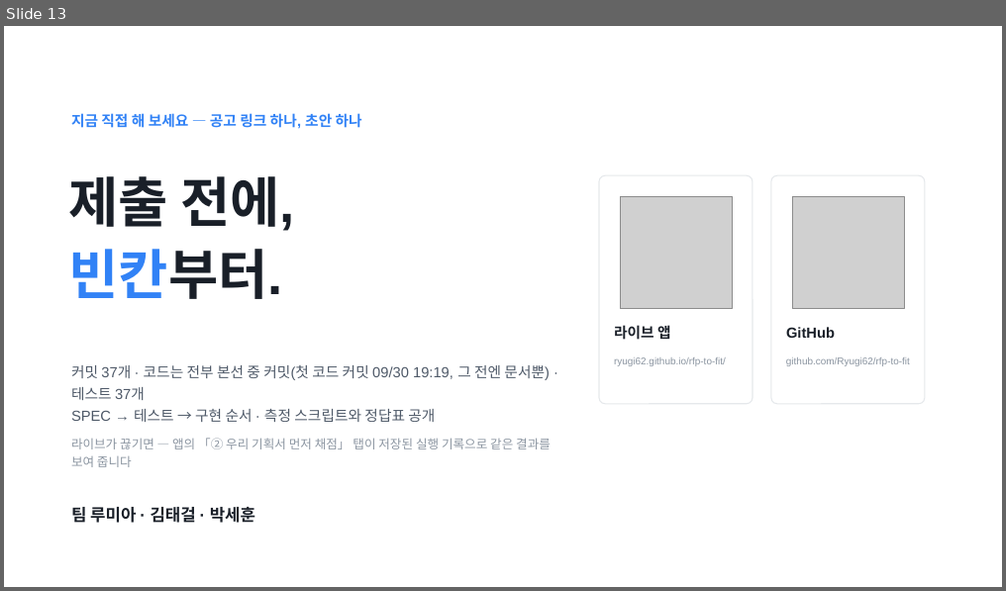
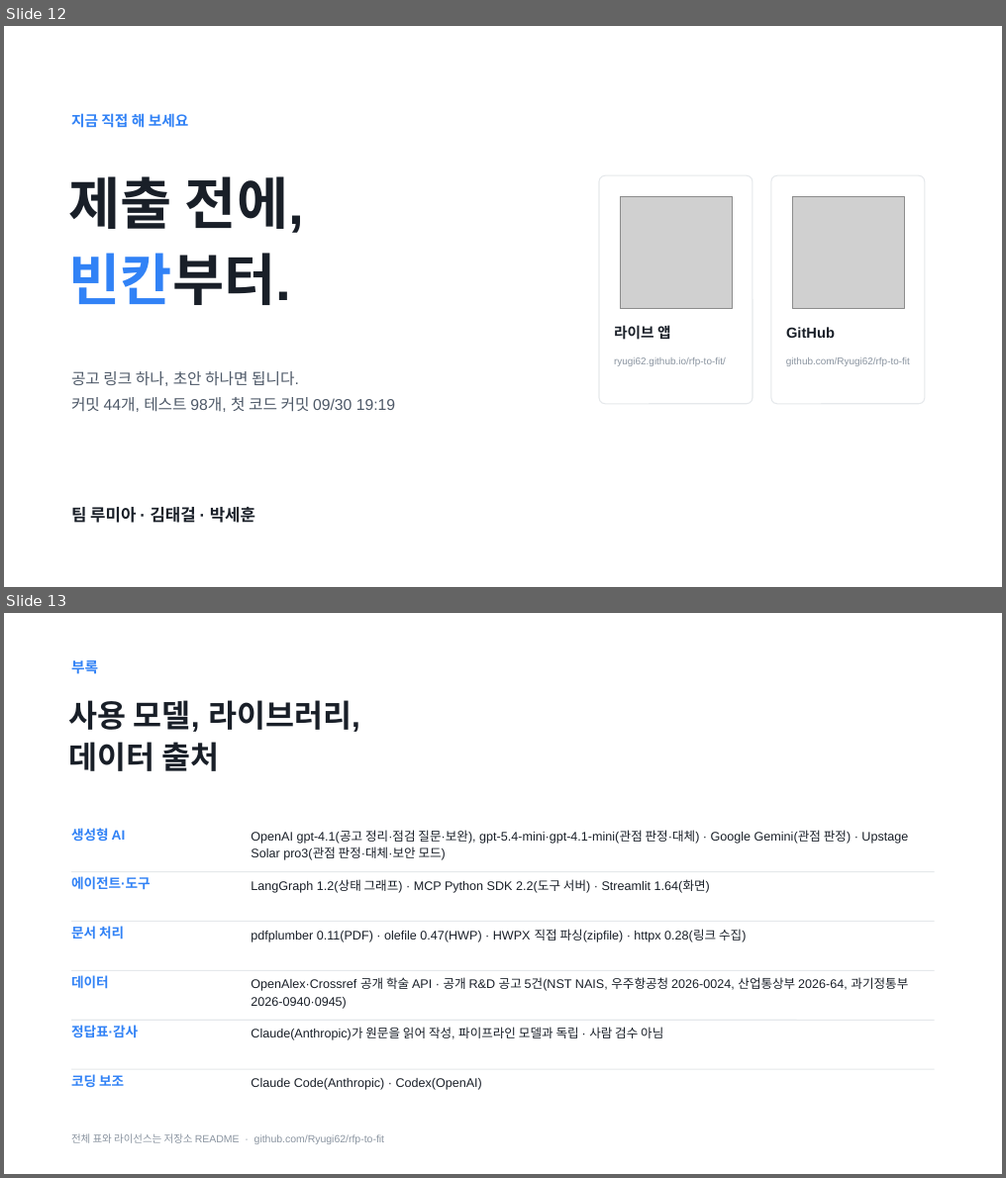
Before and after one commit to Ryugi62/rfp-to-fit, a slide deck: deliver/deck/RFP-to-Fit_루미아.pptx. Shown one above the other, each under a label of ours: slide 13 before the commit, slides 12 and 13 after it. The pictures are 1006x591 and 1006x1178 pixels, drawn with LibreOffice and Linux fonts; fonts in the diff are those of the drawing; grey boxes stand for pictures. Boxes give left, top, right and bottom in pixels: in the first picture for what was removed or moved away, otherwise in the second. Text is boxed around its words. In the diff, an @@ line names an element or a change of style, - is before the commit and + after.

```diff
--- a/deliver/deck/RFP-to-Fit_루미아.pptx
+++ b/deliver/deck/RFP-to-Fit_루미아.pptx
@@ slide 13 added at box(4, 613, 1002, 1174), background #FFFFFF @@
@@ text added at box(71, 661, 98, 674), 14 pt, text #3182F6, bold @@
+부록
@@ text added at box(69, 700, 360, 771), 30 pt, text #191F28, bold @@
+사용 모델, 라이브러리,
+데이터 출처
@@ text added at box(71, 828, 126, 841), 13 pt, text #3182F6, bold @@
+생성형 AI
@@ text added at box(251, 830, 908, 861), 12 pt, text #191F28 @@
+OpenAI gpt-4.1(공고 정리·점검 질문·보완), gpt-5.4-mini·gpt-4.1-mini(관점 판정·대체) · Google Gemini(관점 판정) · Upstage Solar pro3(관점 판정·대체·보안 모드)
@@ line added from (71, 872) to (935, 872), #E5E8EB 1 pt @@
@@ text added at box(71, 876, 151, 890), 13 pt, text #3182F6, bold @@
+에이전트·도구
@@ text added at box(251, 879, 710, 893), 12 pt, text #191F28 @@
+LangGraph 1.2(상태 그래프) · MCP Python SDK 2.2(도구 서버) · Streamlit 1.64(화면)
@@ line added from (71, 922) to (935, 922), #E5E8EB 1 pt @@
@@ text added at box(71, 926, 124, 940), 13 pt, text #3182F6, bold @@
+문서 처리
@@ text added at box(251, 929, 746, 943), 12 pt, text #191F28 @@
+pdfplumber 0.11(PDF) · olefile 0.47(HWP) · HWPX 직접 파싱(zipfile) · httpx 0.28(링크 수집)
@@ line added from (71, 970) to (935, 970), #E5E8EB 1 pt @@
@@ text added at box(71, 975, 109, 989), 13 pt, text #3182F6, bold @@
+데이터
@@ text added at box(251, 977, 908, 1009), 12 pt, text #191F28 @@
+OpenAlex·Crossref 공개 학술 API · 공개 R&D 공고 5건(NST NAIS, 우주항공청 2026-0024, 산업통상부 2026-64, 과기정통부 2026-0940·0945)
@@ line added from (71, 1020) to (935, 1020), #E5E8EB 1 pt @@
@@ text added at box(71, 1025, 138, 1039), 13 pt, text #3182F6, bold @@
+정답표·감사
@@ text added at box(251, 1027, 663, 1041), 12 pt, text #191F28 @@
+Claude(Anthropic)가 원문을 읽어 작성, 파이프라인 모델과 독립 · 사람 검수 아님
@@ line added from (71, 1069) to (935, 1069), #E5E8EB 1 pt @@
@@ text added at box(71, 1074, 124, 1088), 13 pt, text #3182F6, bold @@
+코딩 보조
@@ text added at box(251, 1078, 482, 1090), 12 pt, text #191F28 @@
+Claude Code(Anthropic) · Codex(OpenAI)
@@ text added at box(71, 1134, 384, 1145), 10 pt, text #8B95A1 @@
+전체 표와 라이선스는 저장소 README · github.com/Ryugi62/rfp-to-fit
@@ what was slide 13 is now slide 12 @@
@@ slide 12 changed as well @@
@@ text at box(71, 113, 189, 128): text changed @@
-지금 직접 해 보세요 — 공고 링크 하나, 초안 하나
+지금 직접 해 보세요
@@ text "제출 전에," at box(69, 176, 304, 305): size 52 to 54 pt @@
@@ text at box(71, 372, 395, 412): text changed; size 14 to 15 pt @@
-커밋 37개 · 코드는 전부 본선 중 커밋(첫 코드 커밋 09/30 19:19, 그 전엔 문서뿐) · 테스트 37개
-SPEC → 테스트 → 구현 순서 · 측정 스크립트와 정답표 공개
+공고 링크 하나, 초안 하나면 됩니다.
+커밋 44개, 테스트 98개, 첫 코드 커밋 09/30 19:19
@@ text removed at box(71, 438, 550, 468) @@
-라이브가 끊기면 — 앱의 「② 우리 기획서 먼저 채점」 탭이 저장된 실행 기록으로 같은 결과를 보여 줍니다
```
Also in this commit, not shown: 11 other slides changed, 1 slide removed, 23 other files.
